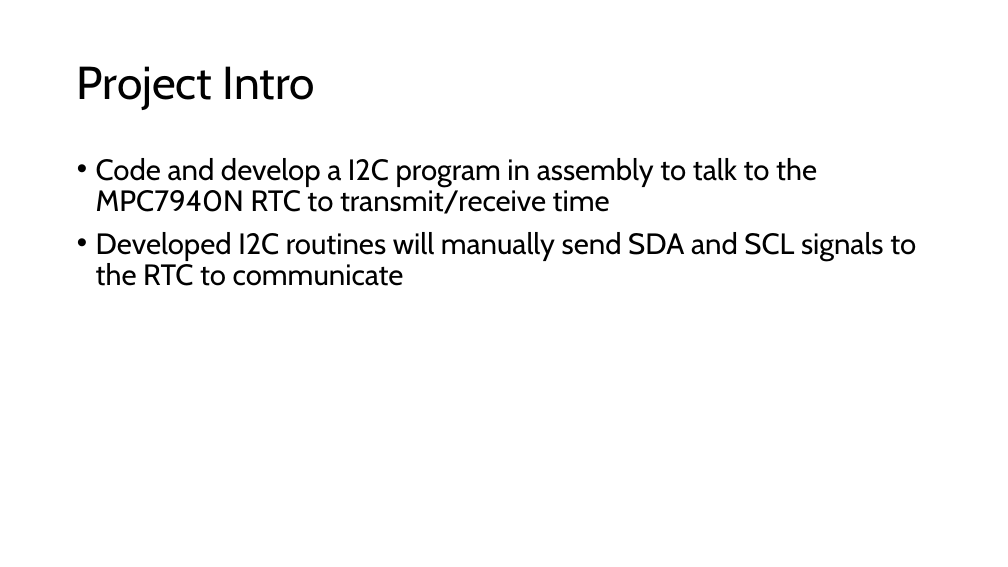
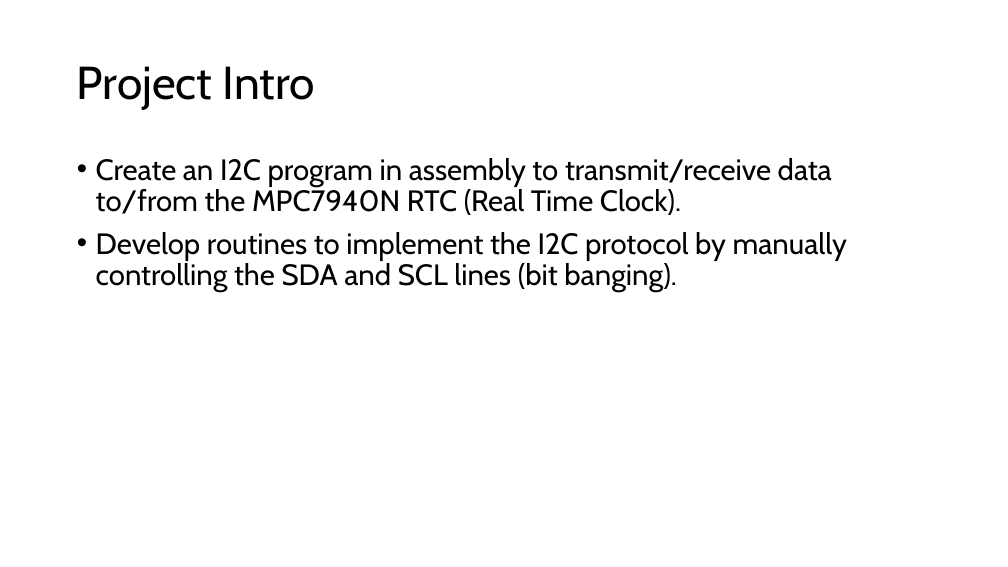
Before and after one commit to gjshort/EELE_465_project_2, a slide deck: slide 2 of docs/assets/EELE465 Project 2 - I2C Bit Banging.pptx. Drawn at 1008x567 pixels with LibreOffice and Linux fonts; fonts in the diff are those of the drawing. Boxes give left, top, right and bottom in pixels: in the first picture for what was removed or moved away, otherwise in the second. Text is boxed around its words. In the diff, an @@ line names an element or a change of style, - is before the commit and + after.

```diff
--- a/docs/assets/EELE465 Project 2 - I2C Bit Banging.pptx
+++ b/docs/assets/EELE465 Project 2 - I2C Bit Banging.pptx
@@ text at (96,158,847,293): text changed @@
-• Code and develop a I2C program in assembly to talk to the MPC7940N RTC to transmit/receive time
-• Developed I2C routines will manually send SDA and SCL signals to the RTC to communicate
+• Create an I2C program in assembly to transmit/receive data to/from the MPC7940N RTC (Real Time Clock).
+• Develop routines to implement the I2C protocol by manually controlling the SDA and SCL lines (bit banging).
```
Also in this commit, not shown: 1 other slide changed, 13 slides added, 6 other files.
